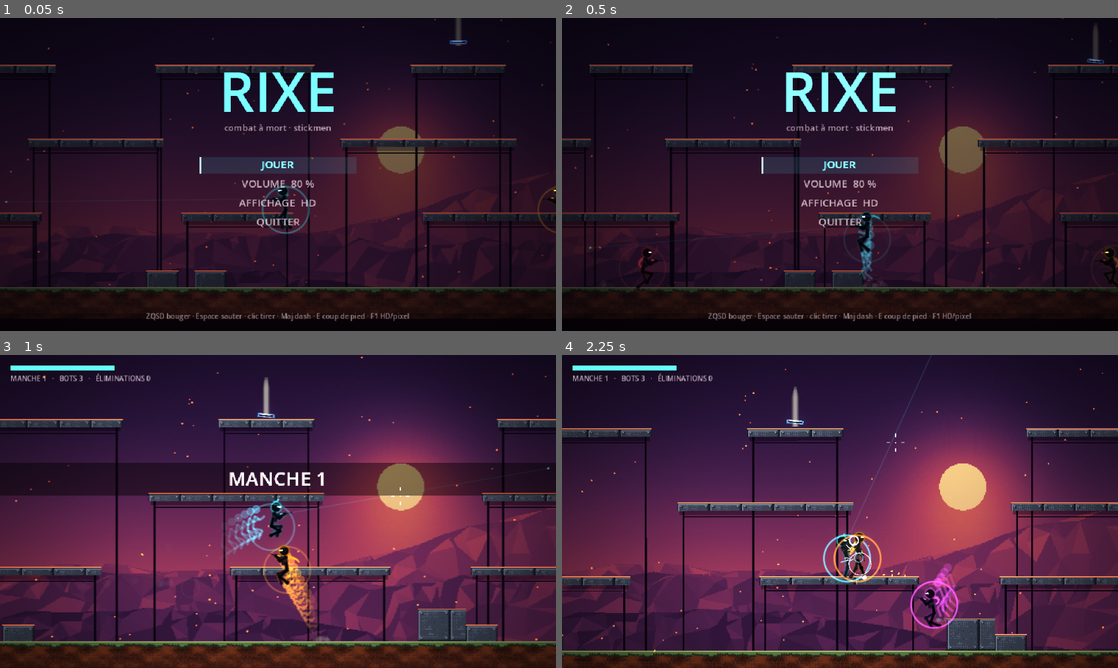
Above: before the commit, frames 1-4 (two rows, left to right).
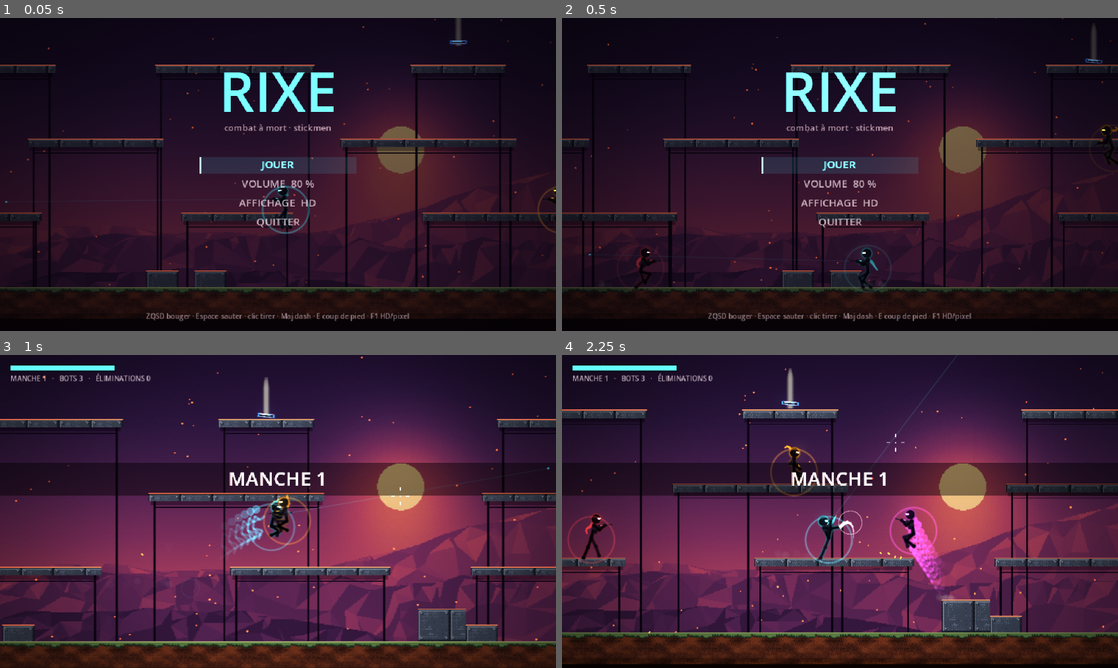
Above: after the commit, the same moments.

Repository: Chrlstopher-c/rixe
Game: Godot game, scene res://game/main.tscn
The game is run twice, just before and just after one commit, with the same random seed, the same clock (stepped at 60 frames per second) and the same inputs.
Inputs (mouse positions are in pixels of both pictures, inside the frame that each line leads up to):
- Up to frame 1 (0.05 s): no input
- Up to frame 2 (0.5 s): no input
- Up to frame 3 (1 s): tap Enter at 0.5 s; move the mouse to (400, 495) at 0.52 s; hold D (right) from 0.53 s (still down); tap Shift (dash) at 0.6 s; click (400, 495) at 0.67 s; tap W (jump) at 0.77 s
- Up to frame 4 (2.25 s): release D (right) at 1.25 s; drag from (728, 527) to (812, 574) at 1.27 s; move the mouse to (895, 442) at 2.02 s; hold A (left) from 2.03 s (still down); tap E (melee) at 2.1 s

Frame 1 is identical in both runs. In frame 2, 3.5% of the frame differs, in the area x 1-100%, y 2-88%; in frame 3, 1.4%; in frame 4, 38%, in the area x 0-100%, y 0-100%.

Commit message:
Bots qui ramassent une arme plus forte ; docs à jour
Co-Authored-By: Claude Opus 5.5 (1M context) <noreply@anthropic.com>
Claude-Session: https://claude.ai/code/session_019E4BjX7ceCbkbFqNjaL8nD

Diff:
--- a/fighters/bot_brain.gd
+++ b/fighters/bot_brain.gd
@@ -1,6 +1,8 @@
 class_name BotBrain
 extends RefCounted
 ## IA de bot : choix de cible, distance idéale selon l'arme, sauts/descentes de plateformes, visée imparfaite, esquive.
+
+const RANK := {"rifle": 1, "shotgun": 2, "railgun": 3}
 
 var skill := 0.6
 var target: Node2D
@@ -27,17 +29,38 @@
 		target = _pick(f)
 		_retarget = randf_range(1.5, 3.5)
 		_react = lerpf(1.0, 0.4, skill)
+	var loot := _wanted_pickup(f)
+	if not is_instance_valid(target) and loot == null:
+		return it
+	var to: Vector2 = target.global_position - f.global_position if is_instance_valid(target) else Vector2.ZERO
+	if loot:
+		var to_loot: Vector2 = loot.global_position - f.global_position
+		it.move = signf(to_loot.x) if absf(to_loot.x) > 4.0 else 0.0
+		_vertical(f, to_loot, it)
+	else:
+		it.move = _horizontal(f, to, delta)
+		_vertical(f, to, it)
 	if not is_instance_valid(target):
 		return it
-	var to: Vector2 = target.global_position - f.global_position
-	it.move = _horizontal(f, to, delta)
-	_vertical(f, to, it)
 	_shoot(f, delta, it)
 	if f.recent_hit > 0.0 and randf() < delta * 2.0 * skill:
 		it.dash = true
 	if to.length() < 28.0 and randf() < delta * (2.0 + 4.0 * skill):
 		it.melee = true
 	return it
+
+
+## Arme au sol plus forte que la sienne, à portée raisonnable (préférence : railgun > pompe > fusil).
+func _wanted_pickup(f: Node2D) -> Node2D:
+	var mine: int = RANK.get(f.gun.id, 0)
+	var best: Node2D = null
+	for p in f.get_tree().get_nodes_in_group("pickups"):
+		if RANK.get(p.weapon_id, 0) <= mine or (p.immune == f and p.immune_t > 0.0):
+			continue
+		var d: float = f.global_position.distance_to(p.global_position)
+		if d < 240.0 and (best == null or d < f.global_position.distance_to(best.global_position)):
+			best = p
+	return best
 
 
 func _pick(f: Node2D) -> Node2D:
--- a/tests/test_pickup.gd
+++ b/tests/test_pickup.gd
@@ -3,7 +3,7 @@
 
 
 func names() -> Array[String]:
-	return ["pickup"]
+	return ["pickup", "bot_pickup"]
 
 
 func test_pickup(t: Node) -> void:
@@ -28,3 +28,13 @@
 		if c is WeaponPickup and c.weapon_id == "railgun":
 			n += 1
 	t.check(n == 1, "l'arme tombe à la mort")
+
+
+func test_bot_pickup(t: Node) -> void:
+	var bot: Fighter = t.main.spawn_test_fighter(Vector2(500, -10), BotBrain.new(0.5), "rifle", false)
+	var p := WeaponPickup.new()
+	Juice.world.add_child(p)
+	p.global_position = Vector2(680, -30)
+	p.setup("railgun", Vector2.ZERO)
+	var got: bool = await t.until(func() -> bool: return bot.gun.id == "railgun", 600)
+	t.check(got, "le bot va chercher le railgun posé à 180 px")
Not shown, changed: ARBORESCENCE.md
Not shown, changed: EPICS.md
Not shown, changed: README.md
Not shown, changed: STATE.md
Not shown, changed: TODO.md
